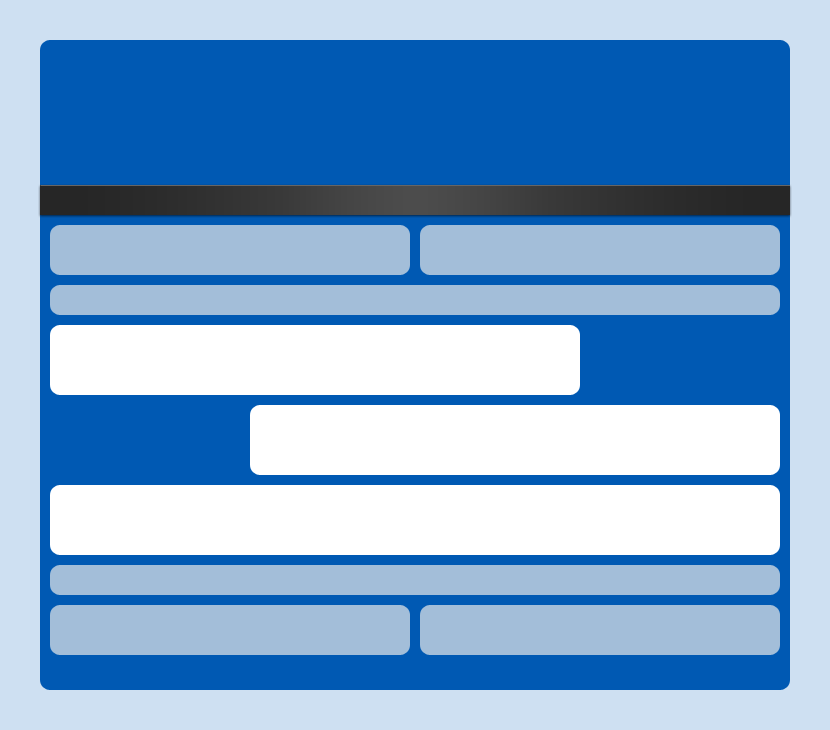
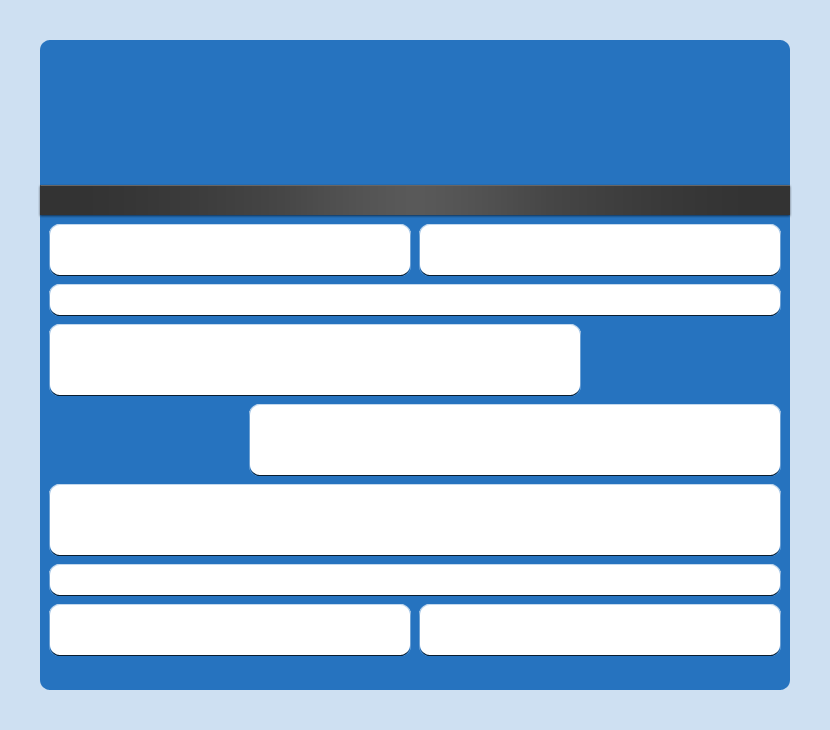
Two versions of the same layered image (830x730). Layer-by-layer changes:
pixels changed over [40, 40, 790, 690] (layer not identified)
